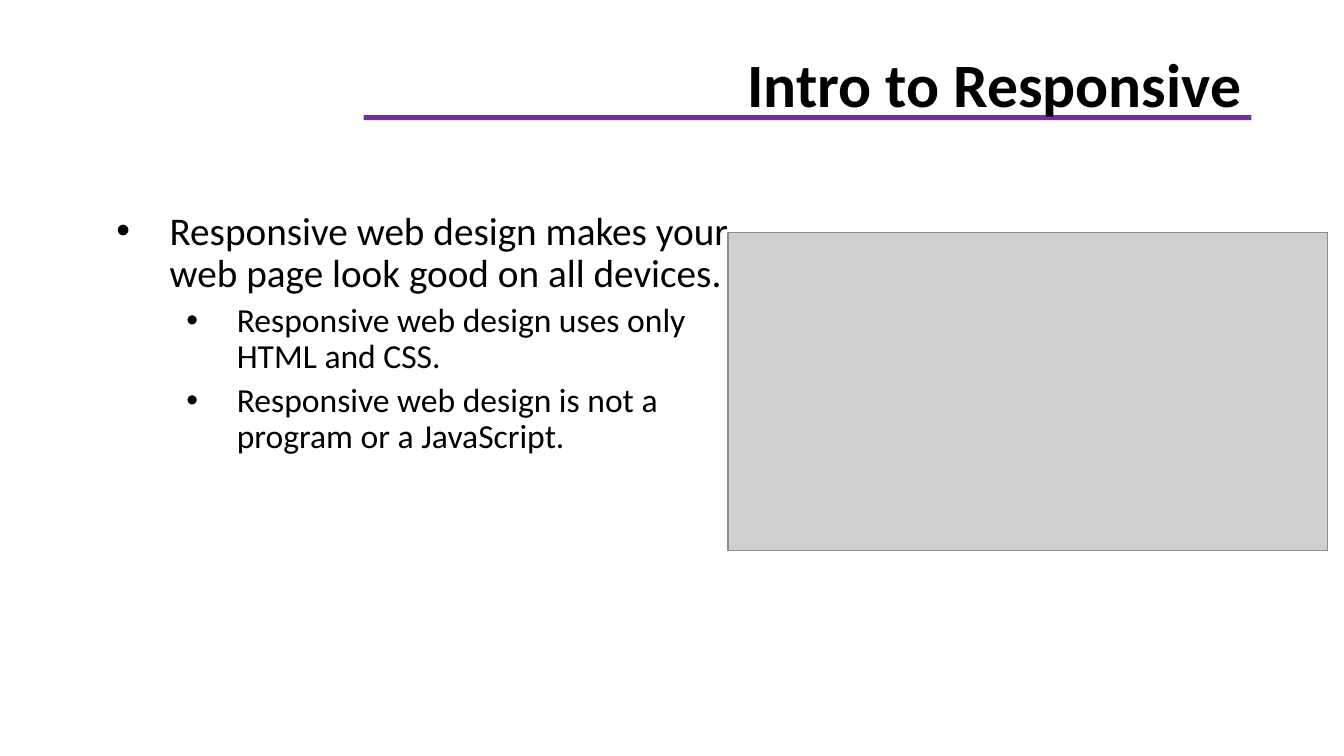
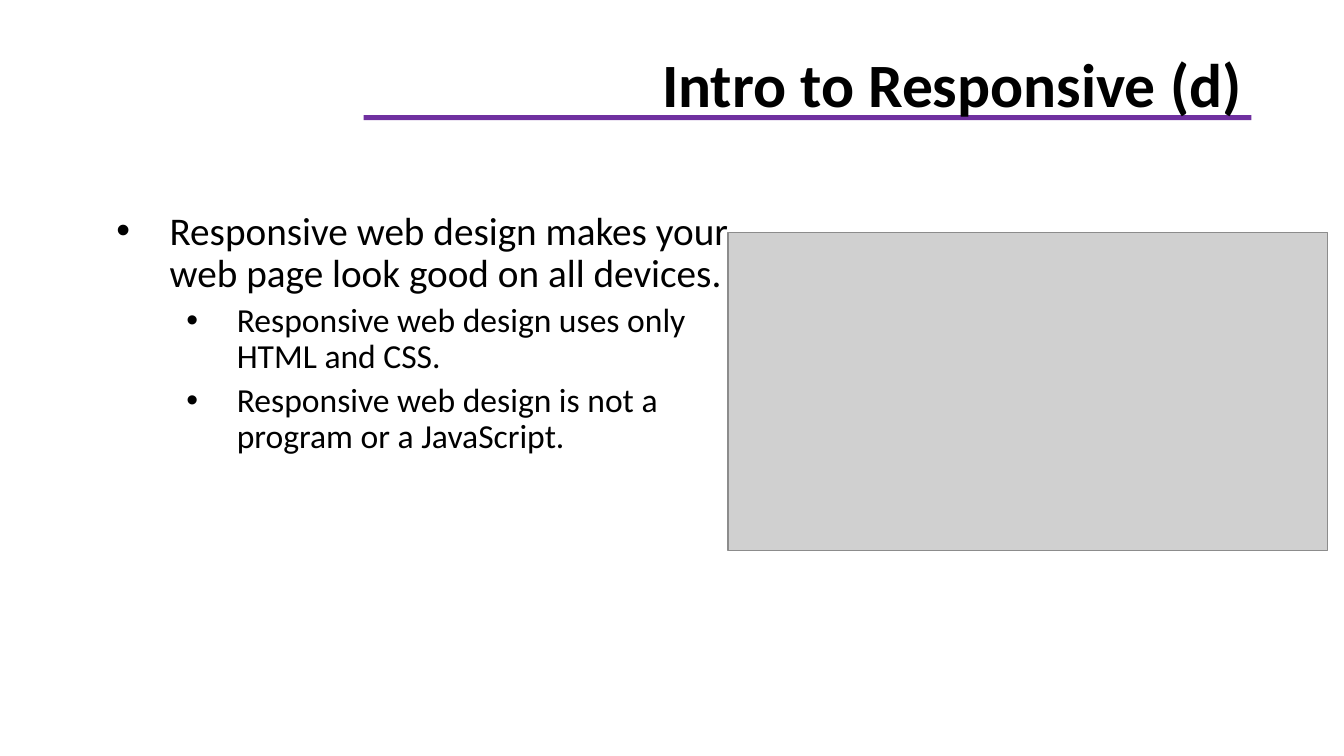
Before and after one commit to giaule91/basic-html, a slide deck: slide 28 of docs/CSS.pptx. Drawn at 1344x756 pixels with LibreOffice and Linux fonts; fonts in the diff are those of the drawing; grey boxes stand for pictures; background and template pictures are left out. Boxes give left, top, right and bottom in pixels: in the first picture for what was removed or moved away, otherwise in the second. Text is boxed around its words. In the diff, an @@ line names an element or a change of style, - is before the commit and + after.

```diff
--- a/docs/CSS.pptx
+++ b/docs/CSS.pptx
@@ title at <box>662,61,1241,120</box>: text changed @@
-Intro to Responsive
+Intro to Responsive (d)
```
Also in this commit, not shown: 5 other slides changed, 6 other files.
